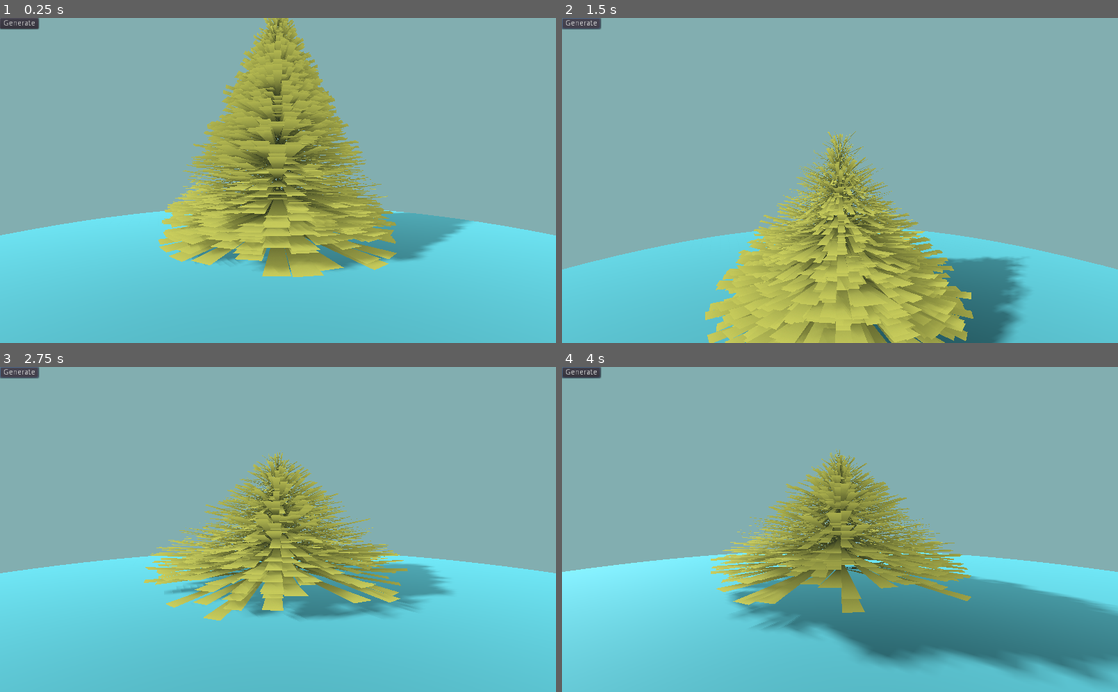
Above: before the commit, frames 1-4 (two rows, left to right).
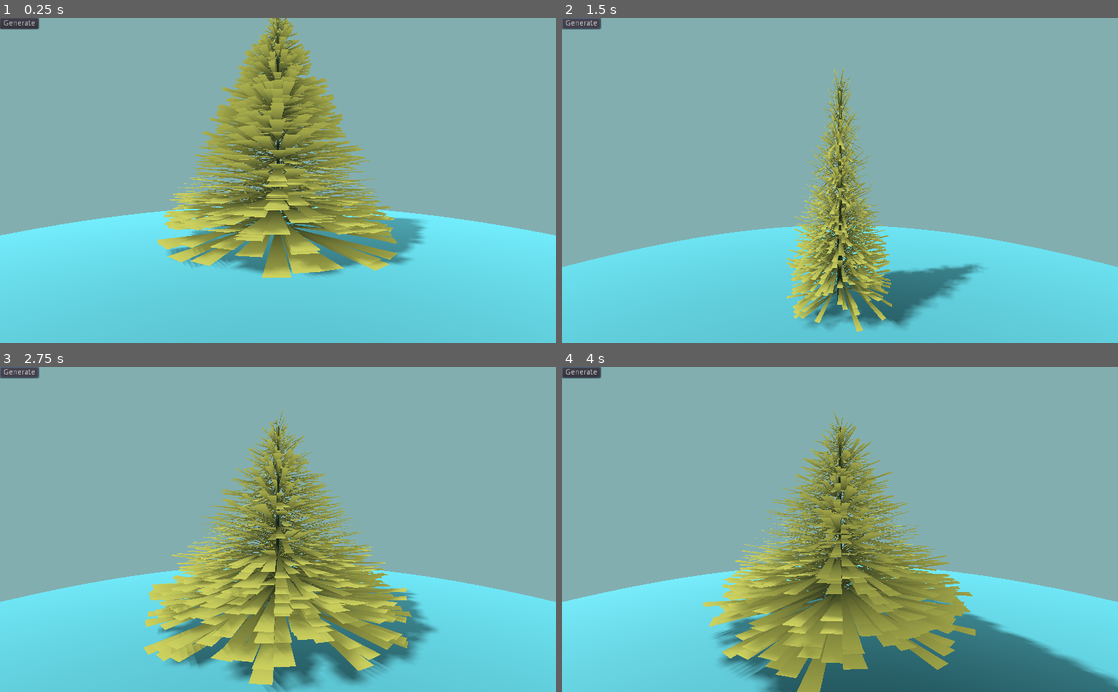
Above: after the commit, the same moments.

Repository: SAM2WOW/Project-Procedural-Xmas-Tree
Game: Godot game, scene res://Scenes/Main.tscn
The game is run twice, just before and just after one commit, with the same random seed, the same clock (stepped at 60 frames per second) and the same inputs.
Inputs (mouse positions are in pixels of both pictures, inside the frame that each line leads up to):
- Up to frame 1 (0.25 s): no input
- Up to frame 2 (1.5 s): click "Generate" at 0.5 s; click "Generate" at 1.25 s
- Up to frame 3 (2.75 s): click "Generate" at 2 s
- Up to frame 4 (4 s): move the mouse to (962, 513) at 2.77 s; click (962, 513) at 2.92 s; drag from (728, 545) to (812, 594) at 3.52 s

The runs differ from the first frame. In frame 1, 11% of the frame differs, in the area x 1-92%, y 0-80%; in frame 2, 19%; in frame 3, 24%; in frame 4, 31%, in the area x 0-100%, y 13-100%.

Commit message:
Decorations

Diff:
--- /dev/null
+++ b/Arts/Materials/Stem.tres
@@ -0,0 +1,14 @@
+[gd_resource type="SpatialMaterial" format=2]
+
+[resource]
+params_diffuse_mode = 2
+albedo_color = Color( 0.239216, 0.298039, 0.0862745, 1 )
+metallic = 0.17
+roughness = 0.82
+rim_enabled = true
+rim = 0.5
+rim_tint = 1.0
+ao_enabled = true
+ao_light_affect = 0.0
+ao_on_uv2 = false
+ao_texture_channel = 0
--- a/Scenes/Main.tscn
+++ b/Scenes/Main.tscn
@@ -1,11 +1,17 @@
-[gd_scene load_steps=10 format=2]
+[gd_scene load_steps=12 format=2]
 
 [ext_resource path="res://Scripts/TreeGeneration.gd" type="Script" id=1]
 [ext_resource path="res://Scripts/CameraMovement.gd" type="Script" id=2]
 [ext_resource path="res://Arts/Materials/GreenToy.tres" type="Material" id=3]
 [ext_resource path="res://Arts/Materials/Floor.tres" type="Material" id=4]
+[ext_resource path="res://Arts/Materials/Stem.tres" type="Material" id=5]
 
 [sub_resource type="CapsuleMesh" id=1]
+
+[sub_resource type="CylinderMesh" id=6]
+top_radius = 0.05
+bottom_radius = 0.1
+radial_segments = 4
 
 [sub_resource type="CylinderMesh" id=2]
 material = ExtResource( 4 )
@@ -48,6 +54,11 @@
 material_override = ExtResource( 3 )
 script = ExtResource( 1 )
 
+[node name="Stem" type="MeshInstance" parent="Spatial/Meshes/GenerateMesh"]
+material_override = ExtResource( 5 )
+mesh = SubResource( 6 )
+material/0 = null
+
 [node name="Floor" type="MeshInstance" parent="Spatial/Meshes"]
 mesh = SubResource( 2 )
 material/0 = null
@@ -56,7 +67,7 @@
 environment = SubResource( 4 )
 
 [node name="DirectionalLight" type="DirectionalLight" parent="Spatial"]
-transform = Transform( 1, 0, 0, 0, 0.881105, 0.47292, 0, -0.47292, 0.881105, 0, 6.47772, 6.47802 )
+transform = Transform( 1, 0, 0, 0, 0.707106, 0.707107, 0, -0.707107, 0.707106, 0, 6.47772, 6.47802 )
 shadow_enabled = true
 
 [node name="Particles" type="Particles" parent="Spatial"]
--- a/Scripts/TreeGeneration.gd
+++ b/Scripts/TreeGeneration.gd
@@ -7,8 +7,7 @@
 
 
 func _ready():
-	set_mesh(generate_tree())
-	emit_signal("tree_updated", tree_height, get_aabb())
+	set_tree_mesh()
 
 
 func generate_tree():
@@ -58,11 +57,18 @@
 
 		tree = st.commit(tree)
 
-		level += rand_range(0.01, 0.1)
+		level += rand_range(0.01, 0.2)
 
 	return tree
 
 
-func _on_Generate_pressed():
+func set_tree_mesh():
 	set_mesh(generate_tree())
 	emit_signal("tree_updated", tree_height, get_aabb())
+
+	# Set stem height
+	$Stem.set_scale(Vector3(1, tree_height, 1))
+
+
+func _on_Generate_pressed():
+	set_tree_mesh()
Not shown, added: export_presets.cfg
